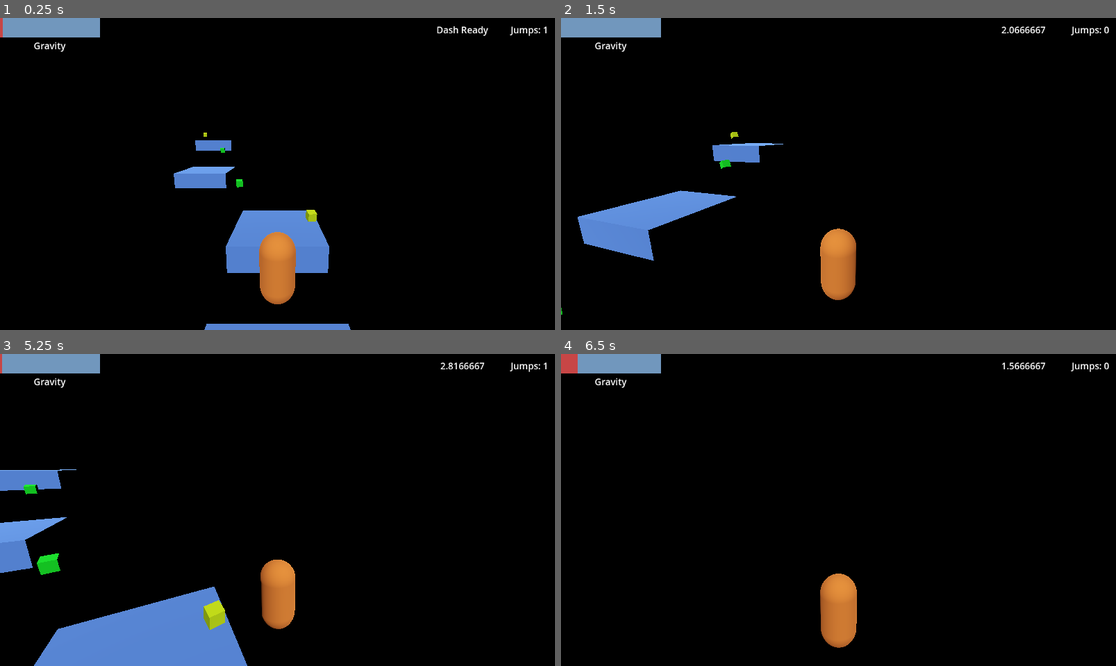
Above: before the commit, frames 1-4 (two rows, left to right).
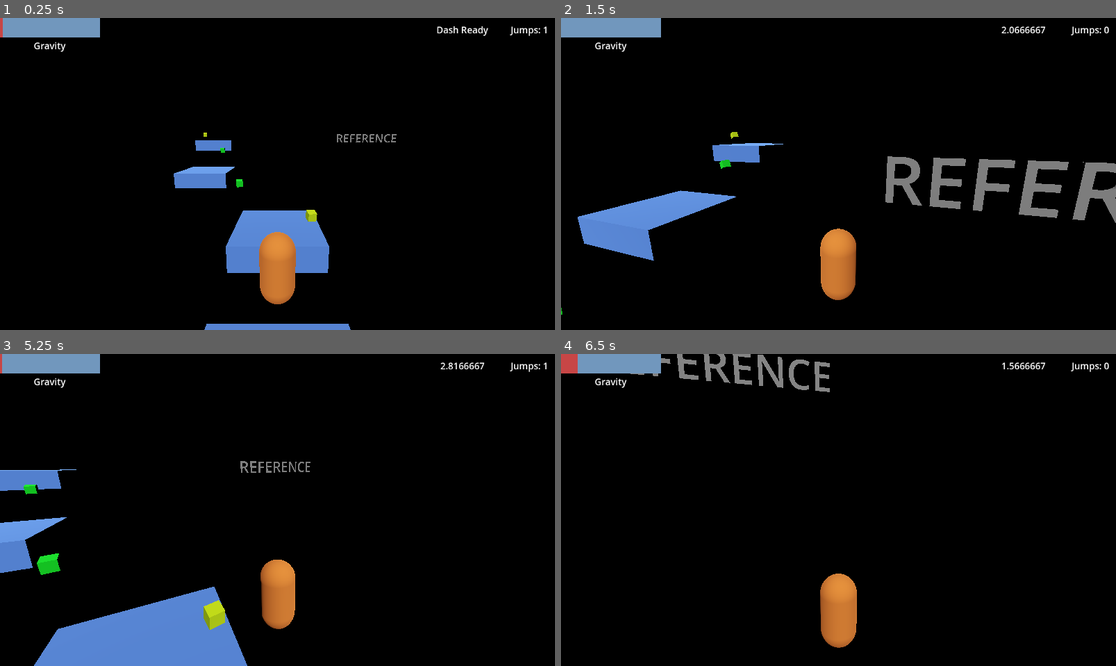
Above: after the commit, the same moments.

Repository: tobiasjdcolvin/Void-Sprinter
Game: Godot game, scene res://levels/level_one.tscn
Same seed, same stepped clock (60 frames per second), same inputs: the game is played once before the commit and once after it.
Inputs (mouse positions are in pixels of both pictures, inside the frame that each line leads up to):
- Up to frame 1 (0.25 s): no input
- Up to frame 2 (1.5 s): move the mouse to (866, 174) at 0.52 s; hold Shift (dash) 0.53-1.28 s; hold W (forward) from 0.53 s (still down); tap Space (jump) at 0.77 s; move the mouse to (810, 174) at 1.27 s; tap Shift (dash) at 1.35 s
- Up to frame 3 (5.25 s): keep holding W (forward); tap Space (jump) at 1.52, 3.02, 3.77, 4.52 s; move the mouse to (288, 503) at 2.02 s; hold Shift (dash) 2.03-2.78 s; move the mouse to (271, 516) at 2.77 s; tap Shift (dash) at 2.85, 4.35 s; move the mouse to (316, 513) at 3.52 s; hold Shift (dash) 3.53-4.28 s; tap Enter at 4.25 s; move the mouse to (233, 506) at 4.27 s; tap R (reset) at 5 s; move the mouse to (283, 510) at 5.02 s; hold Shift (dash) from 5.03 s (still down)
- Up to frame 4 (6.5 s): move the mouse to (816, 503) at 5.77 s; release W (forward) at 5.78 s; release Shift (dash) at 5.78 s; hold D (right) from 5.78 s (still down); tap Shift (dash) at 5.85 s; tap Space (jump) at 6.02 s

The runs differ from the first frame. In frame 1, 0.1% of the frame differs, in the area x 60-72%, y 37-40%; in frame 2, 3.1%, in the area x 58-100%, y 44-66%; in frame 3, 0.2%; in frame 4, 1.1%.

Commit message:
Fixed bug where platforms wouldn't fall

Diff:
--- a/levels/level.gd
+++ b/levels/level.gd
@@ -38,10 +38,12 @@
 		$PlayerContainer/Player.level_falling = true
 		has_fallen = true
 
-func _process(delta):
+func _process(_delta):
 	if has_fallen:
 		for platform in $Platforms.get_children():
-			platform.rotation = platform.rotation.move_toward(platform.to_rotate_towards, delta * 2)
+			if not platform.has_rotated:
+				platform.rotate_now()
+				platform.has_rotated = true
 
 func grav_update():
 	grav_ui.set_value_no_signal(PhysicsServer3D.area_get_param(get_viewport().find_world_3d().space, PhysicsServer3D.AREA_PARAM_GRAVITY))
--- a/levels/level_one.tscn
+++ b/levels/level_one.tscn
@@ -1,10 +1,14 @@
-[gd_scene load_steps=6 format=3 uid="uid://bkfxtiavayq4k"]
+[gd_scene load_steps=7 format=3 uid="uid://bkfxtiavayq4k"]
 
 [ext_resource type="PackedScene" uid="uid://blbyky0qw54e0" path="res://levels/level.tscn" id="1_yigoe"]
 [ext_resource type="PackedScene" uid="uid://lkdfpjqlndm0" path="res://platforms/platform_reg.tscn" id="2_instf"]
 [ext_resource type="PackedScene" uid="uid://ongkf3htb78x" path="res://platforms/platform_reg_moving.tscn" id="3_1rw22"]
 [ext_resource type="PackedScene" uid="uid://1d56f4hpoikm" path="res://pickups/pickup_jump.tscn" id="3_54qat"]
 [ext_resource type="PackedScene" uid="uid://tl82a2m8rhfq" path="res://pickups/pickup_grav.tscn" id="4_wfegy"]
+
+[sub_resource type="TextMesh" id="TextMesh_qtbte"]
+text = "REFERENCE"
+font_size = 127
 
 [node name="LevelOne" instance=ExtResource("1_yigoe")]
 
@@ -37,3 +41,7 @@
 
 [node name="PlayerSpawnPoint" parent="PlayerContainer" index="0"]
 transform = Transform3D(1, 0, 0, 0, 1, 0, 0, 0, 1, 2.08165e-12, 6.32037, 2.08165e-12)
+
+[node name="MeshInstance3D" type="MeshInstance3D" parent="." index="7"]
+transform = Transform3D(1, 0, 0, 0, 1, 0, 0, 0, 1, 10.1063, 9.53465, -18.3922)
+mesh = SubResource("TextMesh_qtbte")
--- a/platforms/platform_reg.gd
+++ b/platforms/platform_reg.gd
@@ -2,3 +2,8 @@
 
 @onready var to_rotate_towards
 @onready var falling = false
+@onready var has_rotated = false
+
+func rotate_now():
+	var rotate_tween = get_tree().create_tween()
+	rotate_tween.tween_property(self, "rotation", to_rotate_towards, 0.3)
--- a/platforms/platform_reg_moving.gd
+++ b/platforms/platform_reg_moving.gd
@@ -4,6 +4,7 @@
 @onready var move_direc = "right"
 @onready var falling = false
 @onready var direc_tween
+@onready var has_rotated = false
 
 
 
@@ -19,6 +20,10 @@
 			direc_tween.tween_property(self, "position", Vector3(self.position.x - 10, self.position.y, self.position.z), 2)
 			move_direc = "right"
 
-func _physics_process(delta):
+func _physics_process(_delta):
 	if falling:
 		direc_tween.pause()
+
+func rotate_now():
+	var rotate_tween = get_tree().create_tween()
+	rotate_tween.tween_property(self, "rotation", to_rotate_towards, 0.3)
